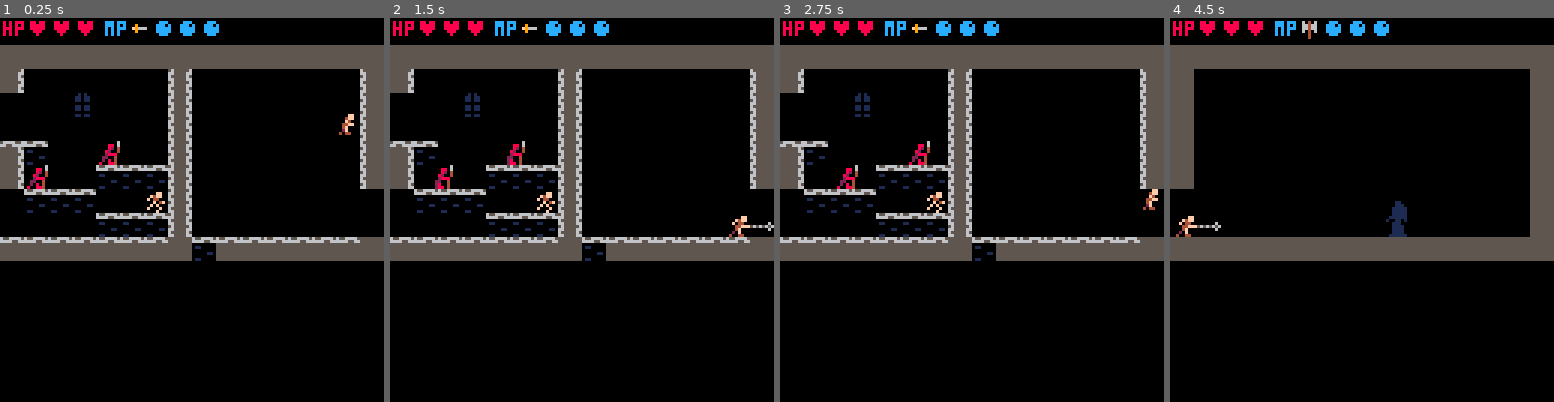
Above: before the commit, frames 1-4 (left to right).
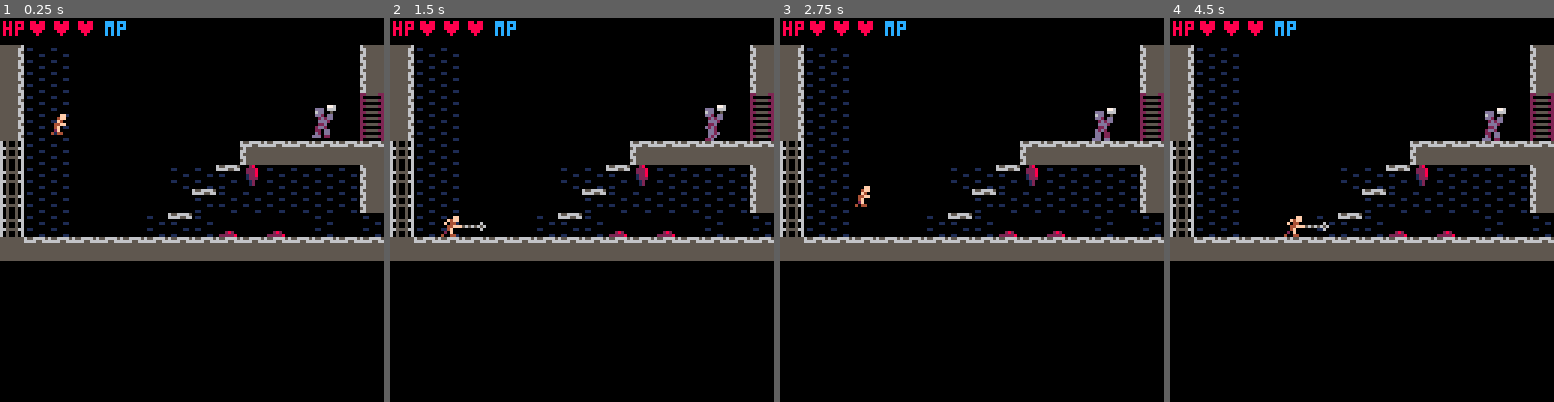
Above: after the commit, the same moments.

Repository: AddisonMink/fortrebosque
Game: PICO-8 cartridge main.p8
Same seed, same stepped clock (60 frames per second), same inputs: the game is played once before the commit and once after it.
Inputs:
- Up to frame 1 (0.25 s): no input
- Up to frame 2 (1.5 s): tap X (X key) at 0.33, 1.07 s; tap O (Z key) at 0.7 s
- Up to frame 3 (2.75 s): hold Right 1.6-2.1 s; tap O (Z key) at 1.7, 2.1, 2.5 s; tap X (X key) at 1.85 s; hold Up 2.15-2.42 s; hold Right from 2.47 s (still down)
- Up to frame 4 (4.5 s): tap O (Z key) every 0.4 s from 2.9 to 4.1 s; tap X (X key) at 2.97, 4.08 s; release Right at 3.03 s; hold Left 3.08-3.58 s; hold Down 3.63-3.97 s; hold Right from 4.02 s (still down)

The runs differ from the first frame. In frame 1, 18% of the frame differs, in the area x 0-100%, y 0-64%; in frame 2, 18%; in frame 3, 18%; in frame 4, 14%.

Commit message:
add boss statues blocking dracula's room.

Diff:
--- a/demon.lua
+++ b/demon.lua
@@ -113,9 +113,13 @@
         on_death = function(me, entities)
             global.dont_respawn[key] = true
             global.enemy_hitbox = nil
-            add_heart_pickup(heart_pickup_x, heart_pickup_y, entities)
+
+            -- open doors.
             mset(48, 4, 0)
             mset(48, 5, 0)
+
+            -- remove demon statue.
+            mset(62, 16, 0)
         end,
         on_player_death = function(me)
             mset(48, 4, 0)
--- a/heart_pickup.lua
+++ /dev/null
@@ -1,19 +0,0 @@
-function add_heart_pickup(x, y, entities)
-    local heart_pickup = {
-        body = body_new(x, y, 0, 0, 1, false),
-        anim = { frames = { 47 }, fps = 1 },
-        update = function(me, entities)
-            local player = entities[1]
-            local x = player.body.x + 4
-            local y = player.body.y + 4
-            if abs(me.body.x - x) < 8 and abs(me.body.y - y) < 8 then
-                player.hitbox.hp_max += 1
-                player.hitbox.hp = player.hitbox.hp_max
-                del(entities, me)
-                mset(15, 23, 0)
-            end
-        end
-    }
-
-    add(entities, heart_pickup)
-end
--- a/main.p8
+++ b/main.p8
@@ -6,7 +6,6 @@
 #include body.lua
 #include hitbox.lua
 #include anim.lua
-#include heart_pickup.lua
 #include player.lua
 #include zombie.lua
 #include bat.lua
@@ -36,10 +35,10 @@
 	-- player.body.y -= 48
 
 	-- checkpoint: dracula
-	player.body.x += 128 * 4 - 32
-	global.mp = 3
-	global.mp_max = 3
-	global.subweapons = { "knife", "axe", "water" }
+	--player.body.x += 128 * 4 - 32
+	--global.mp = 3
+	--global.mp_max = 3
+	--global.subweapons = { "knife", "axe", "water" }
 
 	room = room_map["0,1"]
 	room.init(player)
@@ -117,22 +116,22 @@
 0009990000999000000000000c7c7c70000000000c0000c0000c000009303d006070606000000006600004000000008668004000000888828000000000822000
 09997990999799000000999000ccc10000000000cc700cc700cc7000000000006565656500000086680040000000088888804000008265562888000000222000
 00339990033999000099979970cccc0700000000cccccccccccccccc032029006565656500000888888040000008826556284000008626506228000000222200
-032392000239200033033999001ccc0000000000000000000000000003202900d211111100888265562848000082262656662800000826500680000000000066
-39922200399222009992392000cccc0000000000000999000009990000000000d211111100822626566628000088806650048800000050650040000000000066
-39922900399229009292220000cc1c00000000000089aa90009a77900d202300d211111100088066500480000000006060040000000600005004007000006600
-39222000903299009222000000cccc0077777777089aaaa989aaa779092023006511111100000060600400000000060006040000000060000600660700006600
-32990000903299003922000000c1c100c7c7c7c7889aaaa909aaa779000000006511111100000650060400000000060060000000000000000000660000660000
-022390003902920090229000001c1c000c7c7c700089aa90009a779003202900d211111100000000060000000000000000000000000000000006007000660000
-03220000002920000032290000c1c10000ccc10000099900000999000d202900d211111100000000000000000000000000000000000000000000600066000000
-032220000222000000032200001c1c0070cccc07000000000000000000000000d211111100000000000000000000000000000000000000000000000066000000
+032392000239200033033999001ccc0000000000000000000000000003202900d211111100888265562848000082262656662800000826500680000000000000
+39922200399222009992392000cccc0000000000000999000009990000000000d211111100822626566628000088806650048800000050650040000006666600
+39922900399229009292220000cc1c00000000000089aa90009a77900d202300d211111100088066500480000000006060040000000600005004007006663000
+39222000903299009222000000cccc0077777777089aaaa989aaa779092023006511111100000060600400000000060006040000000060000600660700555000
+32990000903299003922000000c1c100c7c7c7c7889aaaa909aaa779000000006511111100000650060400000000060060000000000000000000660000065000
+022390003902920090229000001c1c000c7c7c700089aa90009a779003202900d211111100000000060000000000000000000000000000000006007000655000
+03220000002920000032290000c1c10000ccc10000099900000999000d202900d211111100000000000000000000000000000000000000000000600000650000
+032220000222000000032200001c1c0070cccc07000000000000000000000000d211111100000000000000000000000000000000000000000000000000055500
 888888880000000600000006600000000000040000000000000000000d2029001111112d00000000000000000000000000000000000000000000000000000000
 22222222000088060000880660088000000884000000000000000400032029001111112d00000000000101010000000000000000000000000000000000000000
-19191919000082040000820440088000000828000008800000000400000000001111112d00000000000101010000000000000000000000000000000000000000
-11111111000820040008200440022000008284000028240000000200032029001111115600000010010011100000000000000000000000000000000000000000
-11111111000288800002888008888200002804000822040000006270032029001111115600000010010001000006600000066000000660000001100000000000
-11111111002200400022004004022200002206000288840000000600000000001111112d0000000110000100006dd000006dd000006dd0000011100000000000
-1111111100208040002800400420800000280600002204000000060009202d001111112d00000011110010000622d2000622d2000622d2000111110000000000
-11111111080088400028804004808800080880000808840000000600000000001111112d00000111111010000688980006888d00888898000111110000000000
+19191919000082040000820440088000000828000008800000000400000000001111112d00000000000101010000000000000000000000000000000060600600
+11111111000820040008200440022000008284000028240000000200032029001111115600000010010011100000000000000000000000000000000060066000
+11111111000288800002888008888200002804000822040000006270032029001111115600000010010001000006600000066000000660000001100050566500
+11111111002200400022004004022200002206000288840000000600000000001111112d0000000110000100006dd000006dd000006dd0000011100055605550
+1111111100208040002800400420800000280600002204000000060009202d001111112d00000011110010000622d2000622d2000622d2000111110005066055
+11111111080088400028804004808800080880000808840000000600000000001111112d00000111111010000688980006888d00888898000111110005060600
 8888888800000000000000000000000000000000000000000000c000000000006211112600111111111111000882980000088200d11198000111110000000000
 2222222200000008800000000000000000700707002440000000c000000000002511115200111111111111000882922000022200211120200111111000000000
 090909090000006006000000000666600006600700c27000000c0000000000001111111100011011100110000d08800d000880d02111800d0101100100000000
@@ -296,7 +295,7 @@
 
 
 __gff__
-0000000004000100000000000000000000000000000000000000000000010000010200000000000001010004000000000101000000000001010101000000000100000000000000000400000000000000000000000000000001000000000000000100000000000000010000000000000002000000000000000100000000000000
+0000000004000100000000000000000000000000000000000000000000010000010200000000000001010004000000000101000000000001010101000000000100000000000000000400000000000000000000000000000001000000000000010100000000000000010000000000000102000000000000000100000000000000
 0000000000000000000000000000000000000000000000000000000000000000000000000000000000000000000000000000000000000000000000000000000000000000000000000000000000000000000000000000000000000000000000000000000000000000000000000000000000000000000000000000000000000000
 __map__
 0000000000000000000000000000003778787878787878787878787878787878787878787878787878787878787878787878787878787878787878787878787820202020202020202020202020202020202020202020202020202020202020202020202020202020202020202020202020202020202020202020202020202020
@@ -314,8 +313,8 @@
 38272700000000000000000000010006000000002100000000000000000a0000000000000000000a2700272100000000000000000000003f000000000000003720000000000000000000000000000020200000000000000000000000000000202000000000000000000000000000002020000000000000000000000000000020
 292727000000000000003130303030303030303030302821000021000021213128210000000000210000000027212731282100006100003f000000000000003720000000000000000000000000000020200000000000000000000000000000202000000000000000000000000000002020000000000000000000000000000020
 292727000000002727210927272727372020202020202028210000000000003738002100000021000000000000000037386100002121213f000000000000003720000000000000000000000000000020200000000000000000000000000000202000000000000000000000000000002020000000000000000000000000000020
-2927270000000000212727272727273720202020380027372821000000000037380000270027002d00002d00002d00000021212100000a3f000000000000000000000000000000000000000000000020200000000000000000000000000000202000000000000000000000000000002020000000000000000000000000000020
-292727000000272127170017002700272727272727170037202821003b3c3d373800000027000000000000001d271d00000000002121213f00000000000000000000000000000000004f000000000020200000000000000000000000000000202000000000000000000000000000002020000000000000000000000000000020
+2927270000000000212727272727273720202020380027372821000000000037380000270027002d00002d00002d00000021212100000a3f000000000031302000000000000000000000000000000020200000000000000000000000000000202000000000000000000000000000002020000000000000000000000000000020
+292727000000272127170017002700272727272727170037202821003b3c3d373800000027000000000000001d271d00000000002121213f00000000005f6f000000000000000000004f000000000020200000000000000000000000000000202000000000000000000000000000002020000000000000000000000000000020
 20303030303030303030303030303030303a303a3a2827372020303020212020203a2a2a2a2a2a2a2a2a2a3a382737303030303030303020213030303030302020202020202020202020202020202020202020202020202020202020202020202020202020202020202020202020202020202020202020202020202020202020
 3a3a3a3a3a3a3a3a3a3a3a3a3a3a3a3a3a3a3a3a3a3a273a3a3a3a3a3a213a3a3a3a2a2a2a2a2a2a2a2a2a3a3a2a3a3a3a3a3a3a3a3a3a3a213a3a3a3a3a3a3a20202020202020202020202020202020202020202020202020202020202020202020202020202020202020202020202020202020202020202020202020202020
 3a3a3a3a3a2a2a3a2a2a3a3a3a3a3a3a3a3a3a3a3a2a002a2a3a2a3a2a21003a3a3a2a2a2a2a2a2a2a2a2a3a3a2a3a3a3a3a3a3a3a3a3a3a213a3a3a3a3a3a3a20000000000000000000000000000020200000000000000000000000000000202000000000000000000000000000002020000000000000000000000000000020
--- a/merman.lua
+++ b/merman.lua
@@ -144,7 +144,12 @@
         on_death = function(me, entities)
             global.enemy_hitbox = nil
             global.dont_respawn[key] = true
-            add_heart_pickup(pickup_x, pickup_y, entities)
+
+            -- open door
+            mset(15, 23, 0)
+
+            -- remove merman statue.
+            mset(61, 16, 0)
         end,
         on_player_death = function()
             mset(15, 23, 0)
